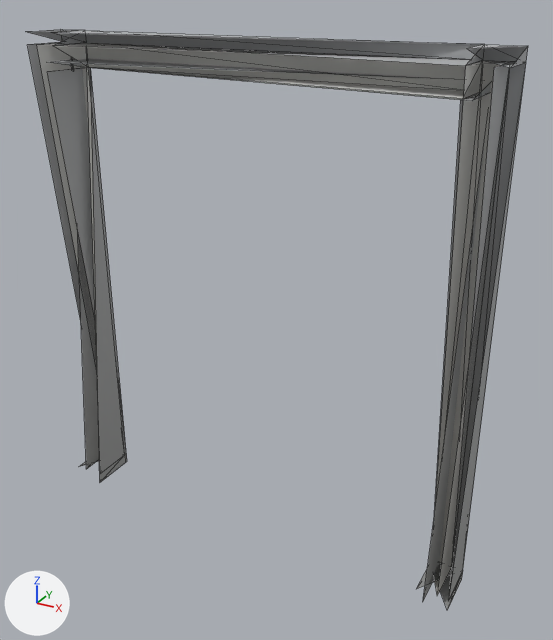
The glTF model models/kit/openFrame_steel_meshin.glb, before and after one commit.
Before and after are seen from a 50 mm lens placed at (1.55, -2.58, 2.38), pointed at (0.11, 0.04, 1.07). Arrows for +X, +Y and +Z are at lower left; the lights stay in place. The first picture is the older version. Mesh edges are drawn as thin lines. Vertices at exactly the same position are counted once.

Script lines for the objects in view, before the commit:
```python
me_base = bpy.data.meshes.new('base')
me_base.from_pydata(...)  # 70 vertices, 78 faces; spans x -1.0..1.0, y -0.11..0.11, z 0.0..2.2
# faces by material slot: [18, 60]
me_base.materials.append(mat_clad)
me_base.materials.append(mat_steel)
ob_openframe_steel_meshin = bpy.data.objects.new('openFrame_steel_meshin', me_base)
ob_openframe_steel_meshin.location = (0.0, 0.0, 0.0)
```
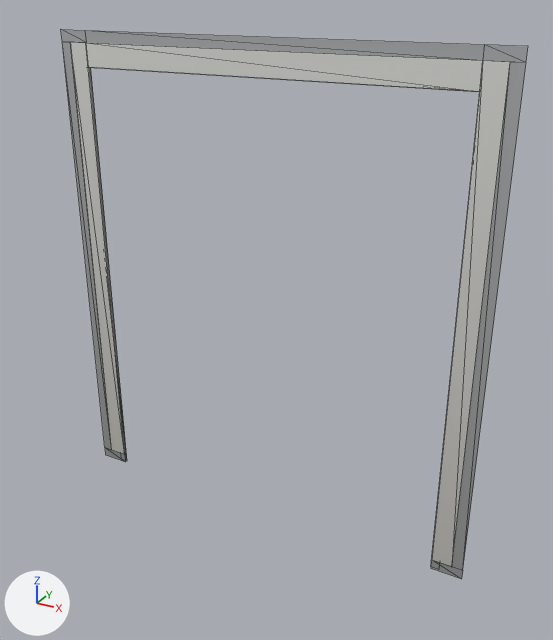
What differs and where, as boxes [x1, y1, x2, y2] in the pictures (553 x 640 px):
'openFrame_steel_meshin', reshaped (7% narrower): before [27, 30, 528, 610]; after [61, 30, 528, 579]
part 1 of me_base, deleted: before [27, 30, 528, 610]

The edits, one by one:
me_base is used by ob_openframe_steel_meshin; location (0.0, 0.0, 0.0).
me_base had 70 vertices, 78 faces and spanned x -1.0..1.0, y -0.11..0.11, z 0.0..2.2.
me_base now has 44 vertices, 26 faces and spans x -1.0..1.0, y 0.1..0.11, z 0.0..2.2.
Part 1, on me_base:
26 vertices are removed from x -1.0..1.0, y -0.11..-0.1, z 0.0..2.2.
52 faces are deleted.
